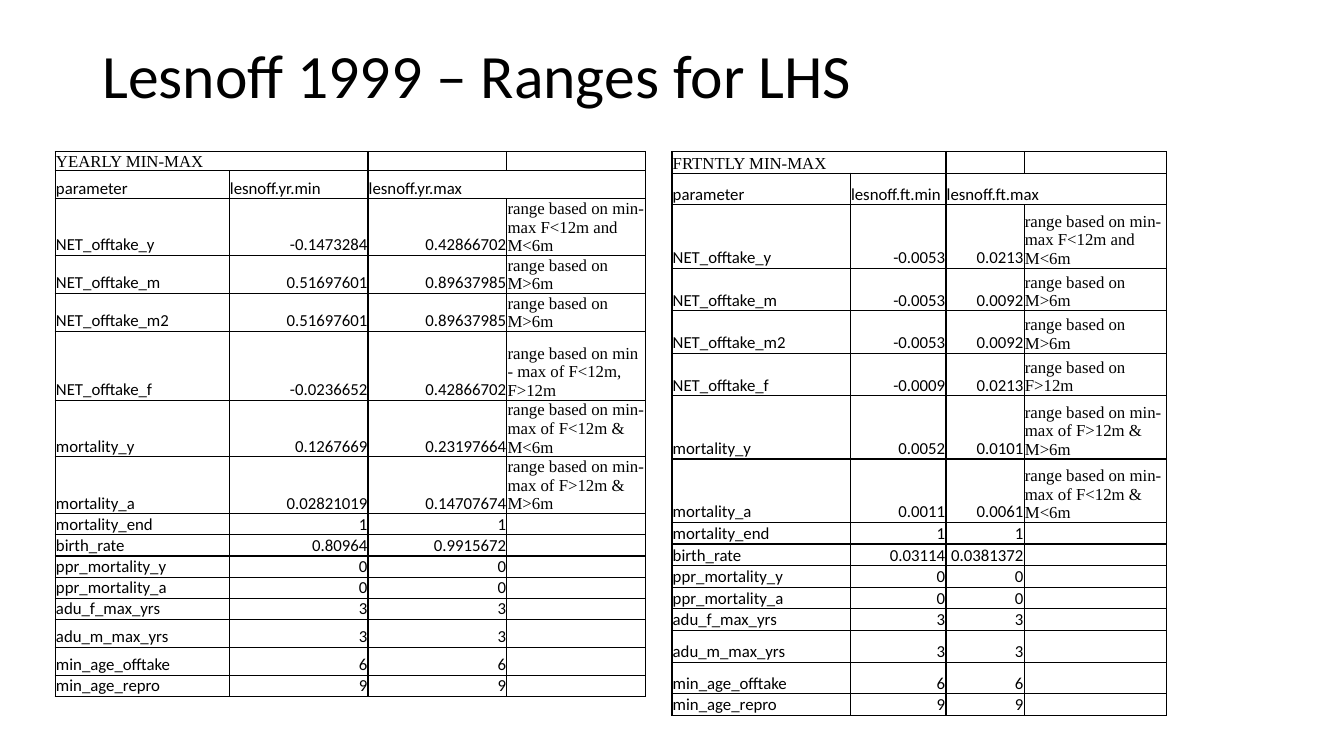
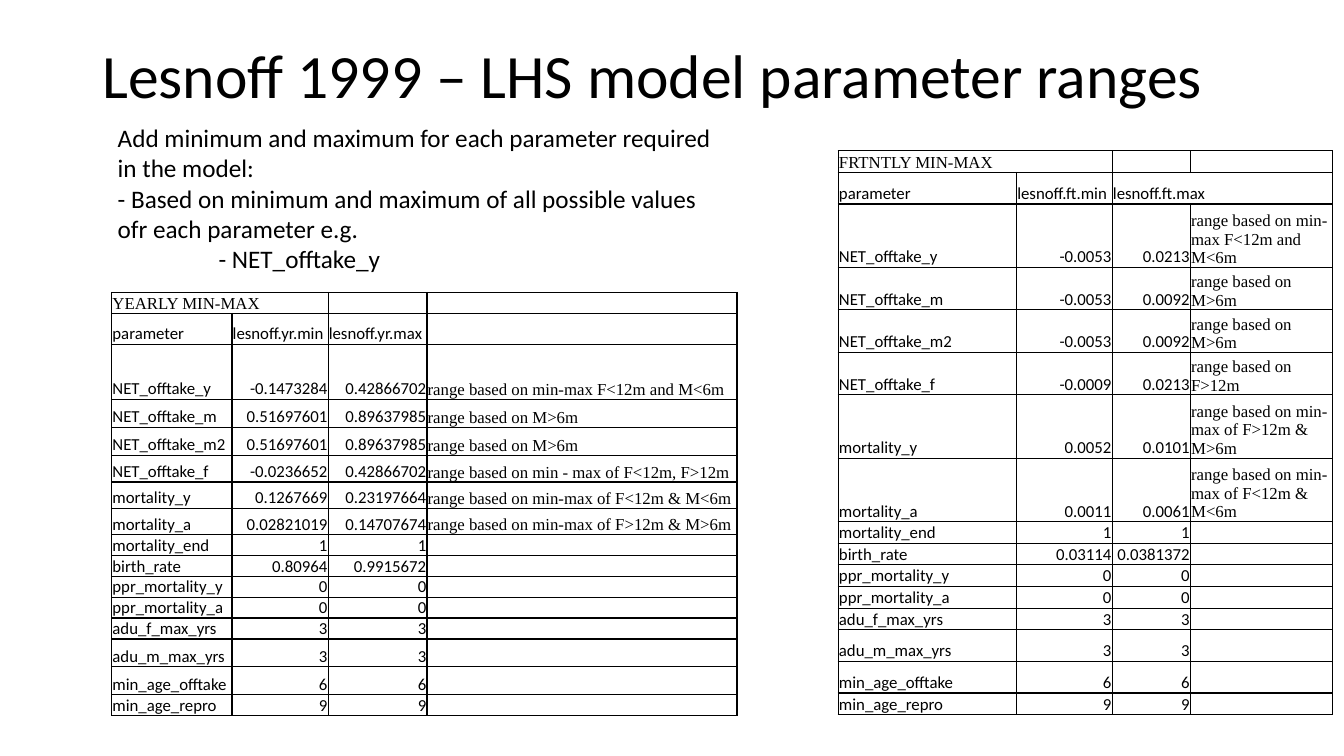
Before and after one commit to BethSavagar/demographic_model_1, a slide deck: slide 5 of presentations/profile-validation/lesnoff.pptx. Drawn at 1344x756 pixels with LibreOffice and Linux fonts; fonts in the diff are those of the drawing. Boxes give left, top, right and bottom in pixels: in the first picture for what was removed or moved away, otherwise in the second. Text is boxed around its words. In the diff, an @@ line names an element or a change of style, - is before the commit and + after.

Commit message:
tidying lesnoff data validation

```diff
--- a/presentations/profile-validation/lesnoff.pptx
+++ b/presentations/profile-validation/lesnoff.pptx
@@ text at (102,55,1202,109): text changed @@
-Lesnoff 1999 – Ranges for LHS
+Lesnoff 1999 – LHS model parameter ranges
@@ text added at (118,129,710,272), 18 pt, text #000000 @@
+Add minimum and maximum for each parameter required in the model:
+- Based on minimum and maximum of all possible values ofr each parameter e.g.
+- NET_offtake_y
@@ table: place and size @@
-table at (673,151,1168,717)
+table at (839,151,1334,717)
@@ table: place and size @@
-table at (55,151,647,716)
+table at (112,292,737,718)
```
Also in this commit, not shown: 11 other slides changed, 3 slides added, 4 other files.
